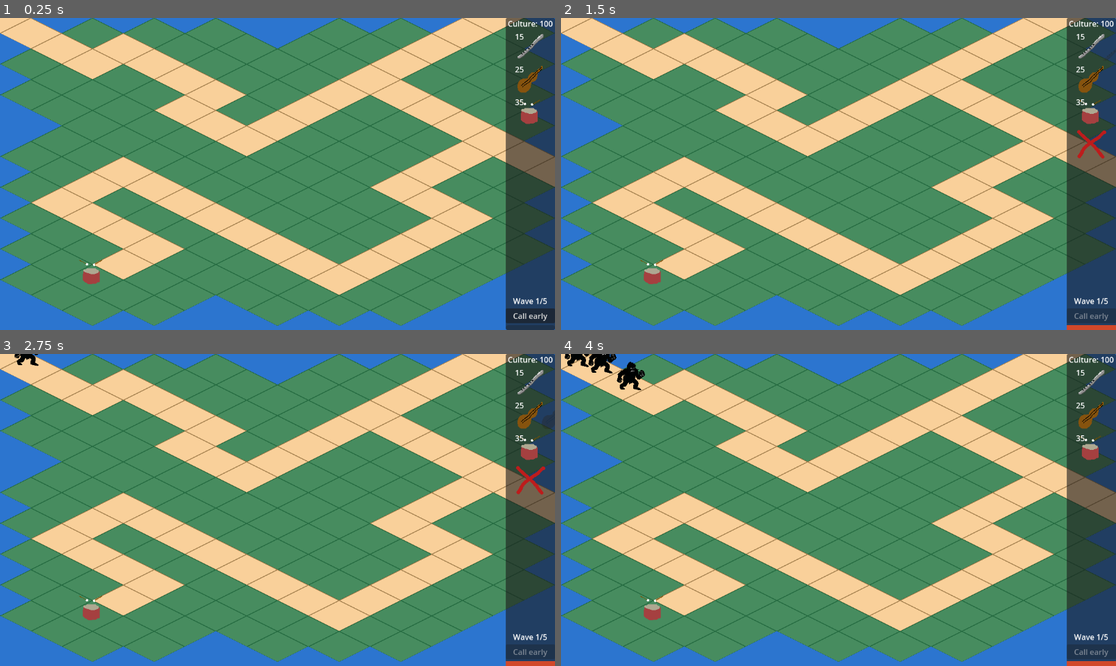
Above: before the commit, frames 1-4 (two rows, left to right).
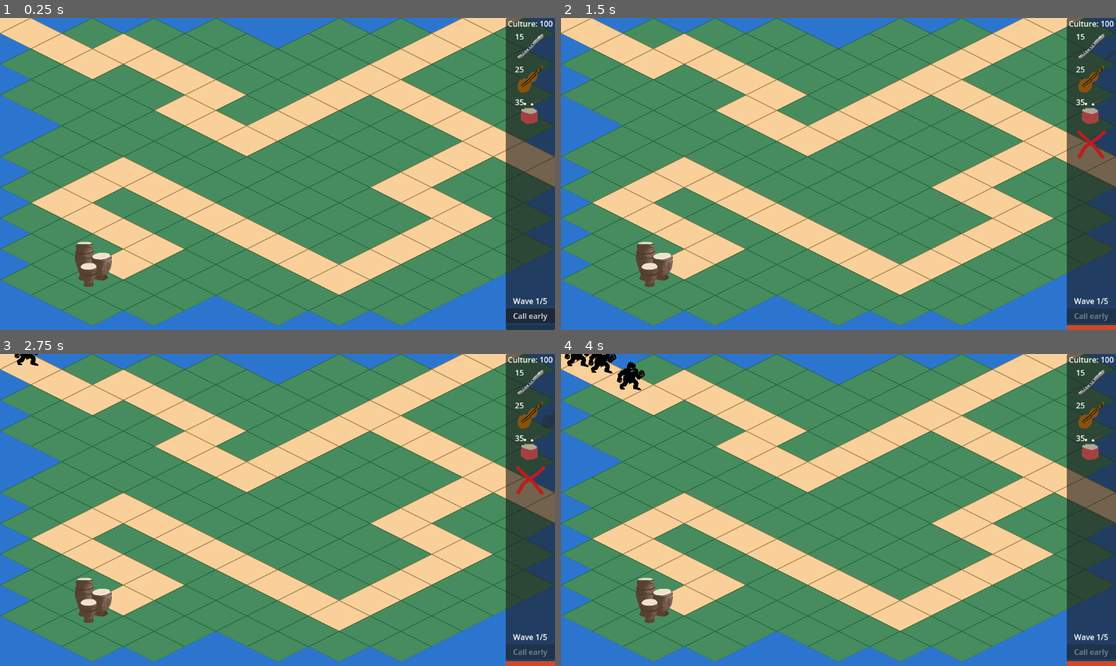
Above: after the commit, the same moments.

Repository: HedgeLizards/lout
Game: Godot game, scene res://scenes/world.tscn
Same seed, same stepped clock (60 frames per second), same inputs: the game is played once before the commit and once after it.
Inputs (mouse positions are in pixels of both pictures, inside the frame that each line leads up to):
- Up to frame 1 (0.25 s): no input
- Up to frame 2 (1.5 s): click "Call early" at 0.5 s; tap Enter at 1.25 s; move the mouse to (1093, 46) at 1.27 s; click (1093, 46) at 1.42 s
- Up to frame 3 (2.75 s): tap Space at 2 s; move the mouse to (532, 416) at 2.02 s; click (532, 416) at 2.17 s
- Up to frame 4 (4 s): move the mouse to (1093, 447) at 2.77 s; click (1093, 447) at 2.92 s; move the mouse to (1093, 481) at 3.52 s; click (1093, 481) at 3.67 s

The runs differ from the first frame. In frame 1, 0.7% of the frame differs, in the area x 13-21%, y 71-87%; in frame 2, 0.7%; in frame 3, 0.7%; in frame 4, 0.7%.

Commit message:
Drums :D

Diff:
--- a/scenes/instruments/drums.tscn
+++ b/scenes/instruments/drums.tscn
@@ -1,8 +1,8 @@
 [gd_scene load_steps=5 format=3 uid="uid://dboht7lma5bom"]
 
 [ext_resource type="Script" uid="uid://cclguq0rtnkna" path="res://code/instrument.gd" id="1_qgidu"]
-[ext_resource type="Texture2D" uid="uid://c84vpl7lom7ij" path="res://art/instruments/drums.png" id="1_uuae0"]
-[ext_resource type="AudioStream" uid="uid://b7ned0264qdky" path="res://audio/Doordrum.wav" id="3_hv7od"]
+[ext_resource type="Texture2D" uid="uid://j0uxgjwr0j3w" path="res://art/instruments/SPR_Drums.png" id="2_hv7od"]
+[ext_resource type="AudioStream" uid="uid://s44r8u6vo05a" path="res://audio/MUS_Drum.ogg" id="3_hv7od"]
 
 [sub_resource type="CircleShape2D" id="CircleShape2D_hv7od"]
 radius = 131.939
@@ -11,14 +11,16 @@
 script = ExtResource("1_qgidu")
 
 [node name="Sprite2D" type="Sprite2D" parent="."]
-texture = ExtResource("1_uuae0")
+position = Vector2(0, -72)
+scale = Vector2(0.390625, 0.390625)
+texture = ExtResource("2_hv7od")
 
 [node name="Area2D" type="Area2D" parent="."]
 
 [node name="CollisionShape2D" type="CollisionShape2D" parent="Area2D"]
+visible = false
 shape = SubResource("CircleShape2D_hv7od")
 
 [node name="AudioStreamPlayer" type="AudioStreamPlayer" parent="."]
 stream = ExtResource("3_hv7od")
-volume_db = 15.0
 autoplay = true
--- a/scenes/instruments/guitar.tscn
+++ b/scenes/instruments/guitar.tscn
@@ -11,12 +11,13 @@
 num_notes = 4
 
 [node name="Sprite2D" type="Sprite2D" parent="."]
-position = Vector2(0, -96)
+position = Vector2(0, -40)
 scale = Vector2(0.25, 0.25)
 texture = ExtResource("2_ipitw")
 
 [node name="Area2D" type="Area2D" parent="."]
 
 [node name="CollisionShape2D" type="CollisionShape2D" parent="Area2D"]
+visible = false
 position = Vector2(0, -64)
 shape = SubResource("CircleShape2D_b3lkp")
--- a/scenes/level1.tscn
+++ b/scenes/level1.tscn
@@ -85,4 +85,4 @@
 y_sort_enabled = true
 
 [node name="Drums" parent="Towers" instance=ExtResource("3_ppgk2")]
-position = Vector2(192, 528)
+position = Vector2(188, 557)
Binary file added: art/instruments/SPR_Drums.png
Not shown, added: art/instruments/SPR_Drums.png.import
Binary file changed: art/instruments/SPR_Guitar.png
Not shown, added: audio/MUS_Drum.ogg.import
Not shown, added: audio/MUS_Drum.ogg
